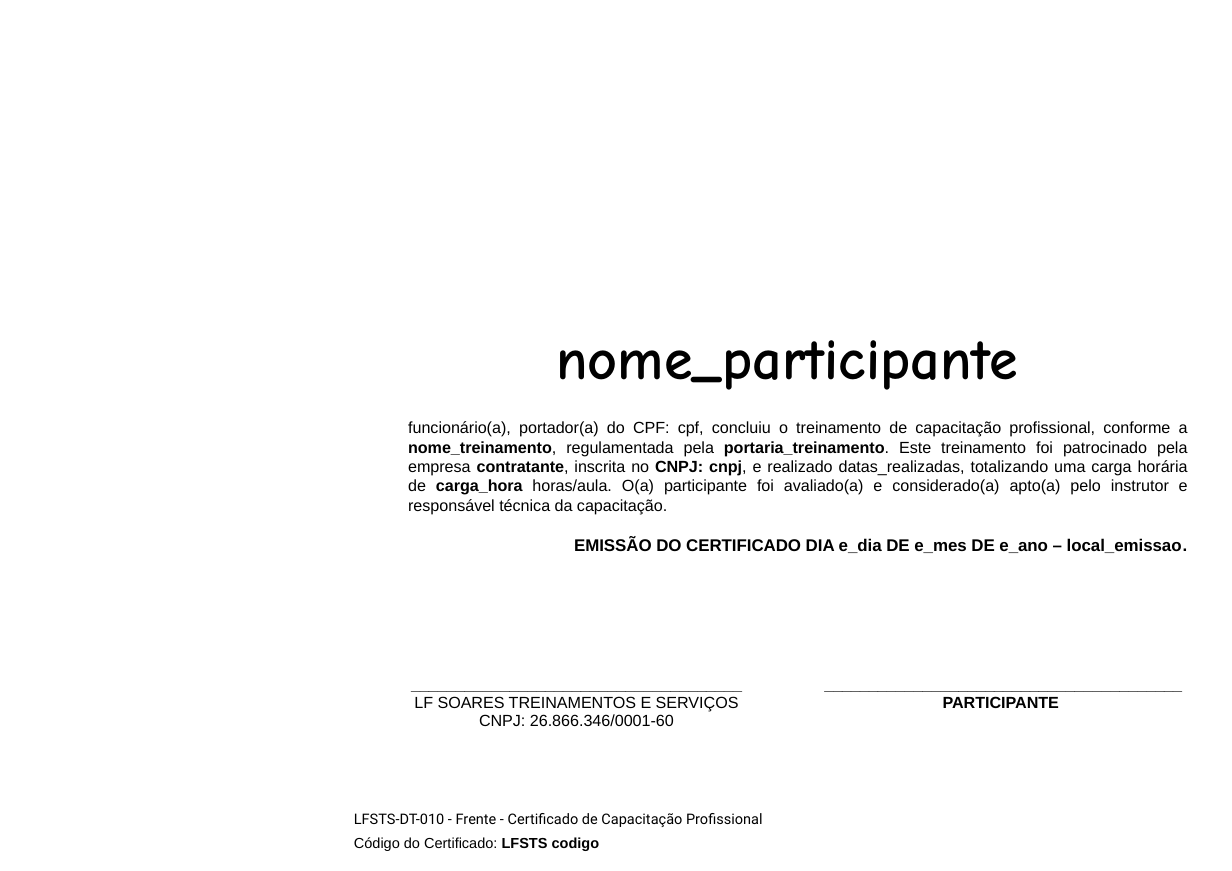
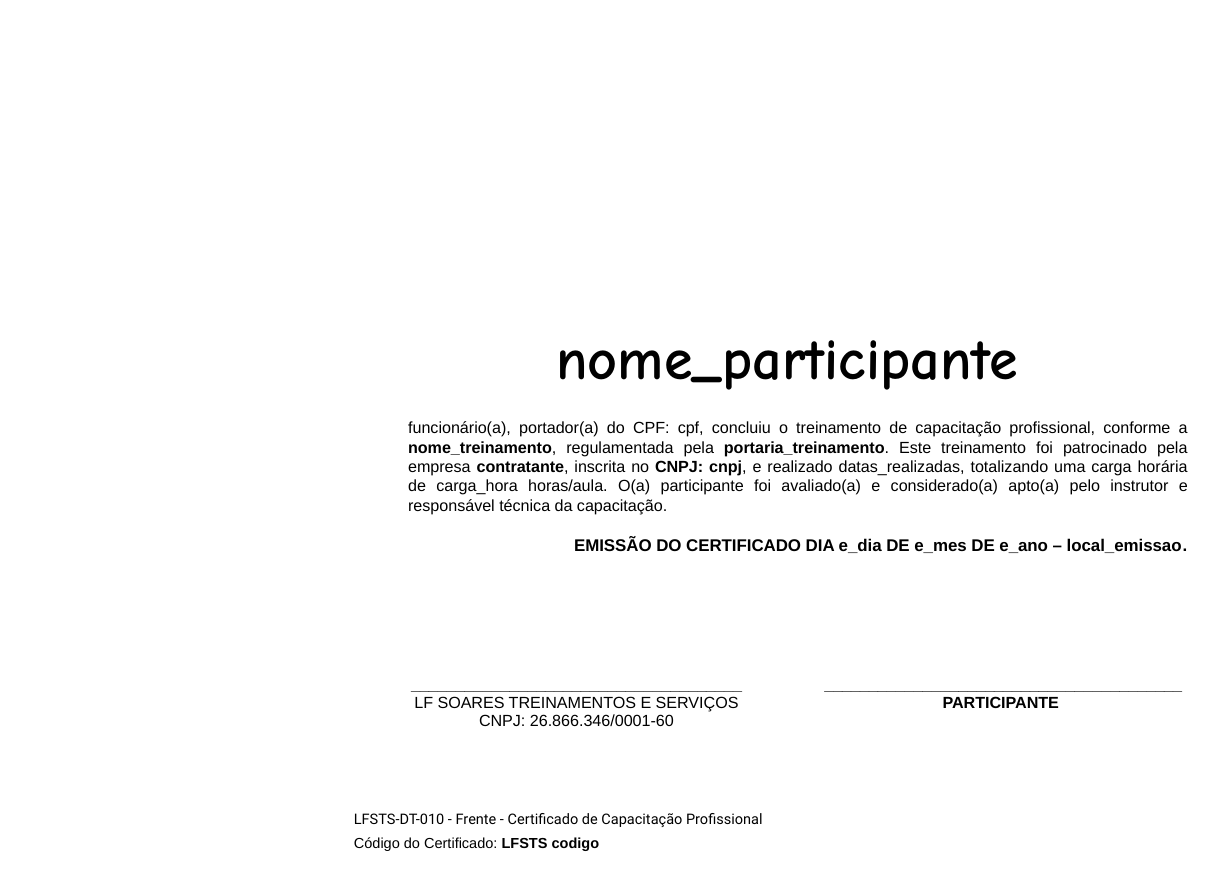
Before and after one commit to Programateca/lfsoares-front, a slide deck: slide 1 of public/templates/certificado/frente.pptx. Drawn at 1232x871 pixels with LibreOffice and Linux fonts; fonts in the diff are those of the drawing; background and template pictures are left out. Boxes give left, top, right and bottom in pixels: in the first picture for what was removed or moved away, otherwise in the second. Text is boxed around its words. In the diff, an @@ line names an element or a change of style, - is before the commit and + after.

Commit message:
feat: Update PowerPoint template for certificate front page

```diff
--- a/public/templates/certificado/frente.pptx
+++ b/public/templates/certificado/frente.pptx
@@ text at (408,421,1188,515): bold off in "carga_hora" @@
```
